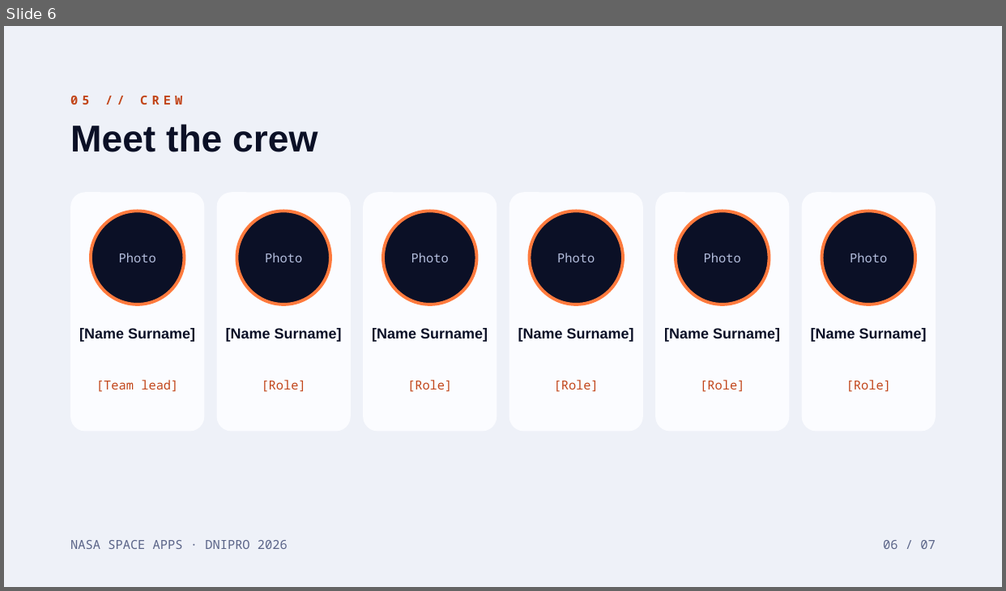
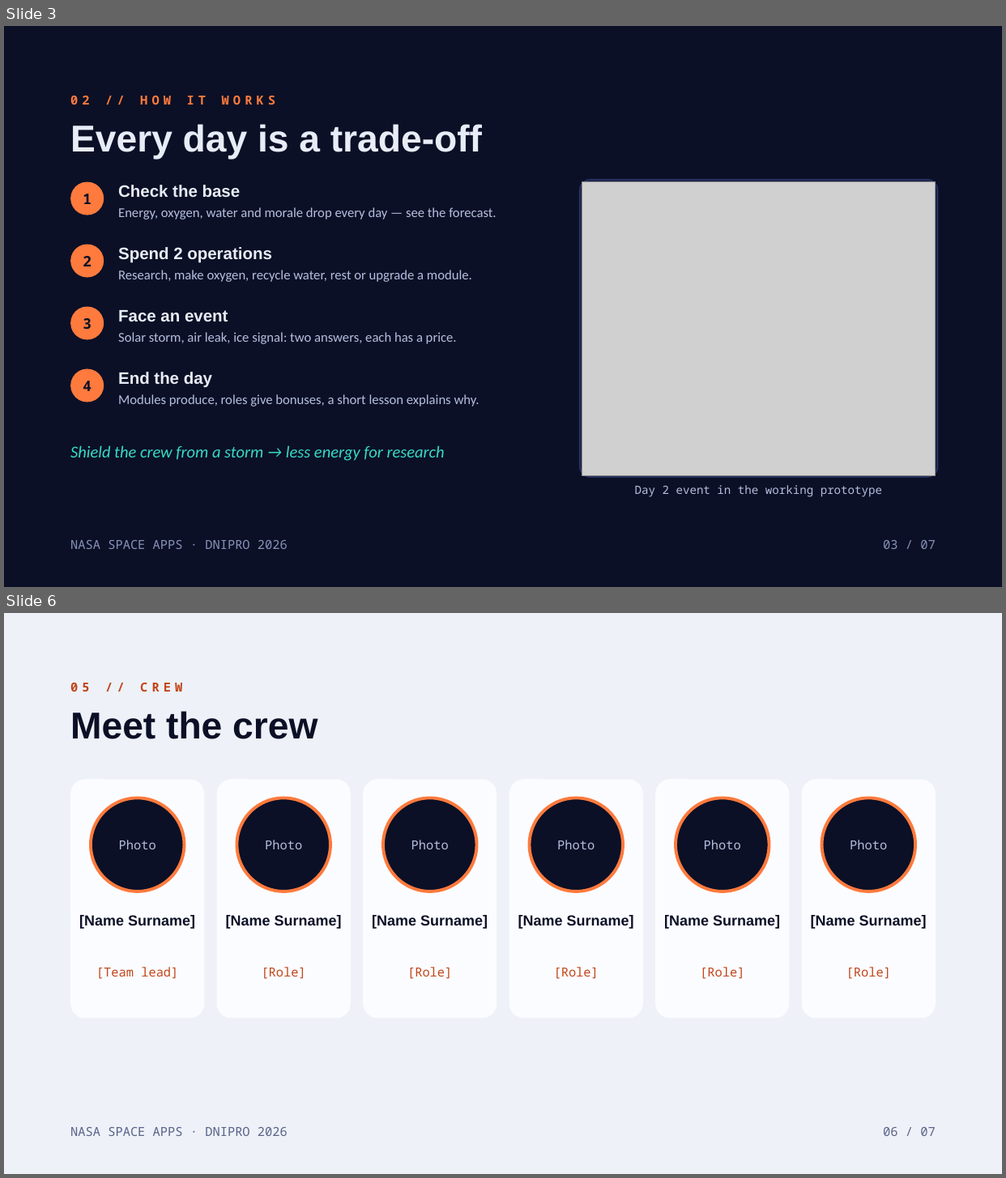
Before and after one commit to aleexxeyy/lunar-ops, a slide deck: Презентация/LunarOps_SpaceApps_Dnipro_2026.pptx. Shown one above the other, each under a label of ours: slide 6 before the commit, slides 3 and 6 after it; the slides between them are not shown. The pictures are 1006x591 and 1006x1178 pixels, drawn with LibreOffice and Linux fonts; fonts in the diff are those of the drawing; grey boxes stand for pictures; background and template pictures are left out. Boxes give left, top, right and bottom in pixels: in the first picture for what was removed or moved away, otherwise in the second. Text is boxed around its words. In the diff, an @@ line names an element or a change of style, - is before the commit and + after.

```diff
--- a/Презентация/LunarOps_SpaceApps_Dnipro_2026.pptx
+++ b/Презентация/LunarOps_SpaceApps_Dnipro_2026.pptx
@@ slide 3 added at bbox=[4, 26, 1002, 587], background picture (left out) @@
@@ text added at bbox=[70, 96, 276, 105], 12 pt, text #FF7A3D, bold @@
+02 // HOW IT WORKS
@@ text added at bbox=[70, 124, 482, 159], 36 pt, text #E8ECF7, bold @@
+Every day is a trade-off
@@ ellipse added at bbox=[70, 182, 104, 215], fill #FF7A3D, 14 pt, text #0B1026, bold @@
+1
@@ text added at bbox=[118, 185, 241, 197], 16 pt, text #E8ECF7, bold @@
+Check the base
@@ rounded rectangle added at bbox=[580, 180, 938, 477], fill #151C40, outline #27315F 1.5 pt @@
@@ picture added at bbox=[582, 182, 936, 476] @@
@@ text added at bbox=[118, 207, 496, 220], 13 pt, text #B4BEDD @@
+Energy, oxygen, water and morale drop every day — see the forecast.
@@ ellipse added at bbox=[70, 245, 104, 278], fill #FF7A3D, 14 pt, text #0B1026, bold @@
+2
@@ text added at bbox=[118, 247, 272, 263], 16 pt, text #E8ECF7, bold @@
+Spend 2 operations
@@ text added at bbox=[118, 270, 472, 282], 13 pt, text #B4BEDD @@
+Research, make oxygen, recycle water, rest or upgrade a module.
@@ ellipse added at bbox=[70, 307, 104, 339], fill #FF7A3D, 14 pt, text #0B1026, bold @@
+3
@@ text added at bbox=[118, 310, 228, 322], 16 pt, text #E8ECF7, bold @@
+Face an event
@@ text added at bbox=[118, 332, 457, 344], 13 pt, text #B4BEDD @@
+Solar storm, air leak, ice signal: two answers, each has a price.
@@ ellipse added at bbox=[70, 369, 104, 402], fill #FF7A3D, 14 pt, text #0B1026, bold @@
+4
@@ text added at bbox=[118, 372, 212, 388], 16 pt, text #E8ECF7, bold @@
+End the day
@@ text added at bbox=[118, 395, 479, 407], 13 pt, text #B4BEDD @@
+Modules produce, roles give bonuses, a short lesson explains why.
@@ text added at bbox=[70, 446, 445, 461], 16 pt, text #38D9C4, italic @@
+Shield the crew from a storm → less energy for research
@@ text added at bbox=[635, 485, 882, 497], 11 pt, text #B4BEDD @@
+Day 2 event in the working prototype
@@ text added at bbox=[70, 540, 288, 549], 12 pt, text #8792B8 @@
+NASA SPACE APPS · DNIPRO 2026
@@ text added at bbox=[883, 540, 935, 549], 12 pt, text #8792B8 @@
+03 / 07
```
Also in this commit, not shown: 5 slides changed, 1 slide removed, 31 other files.
